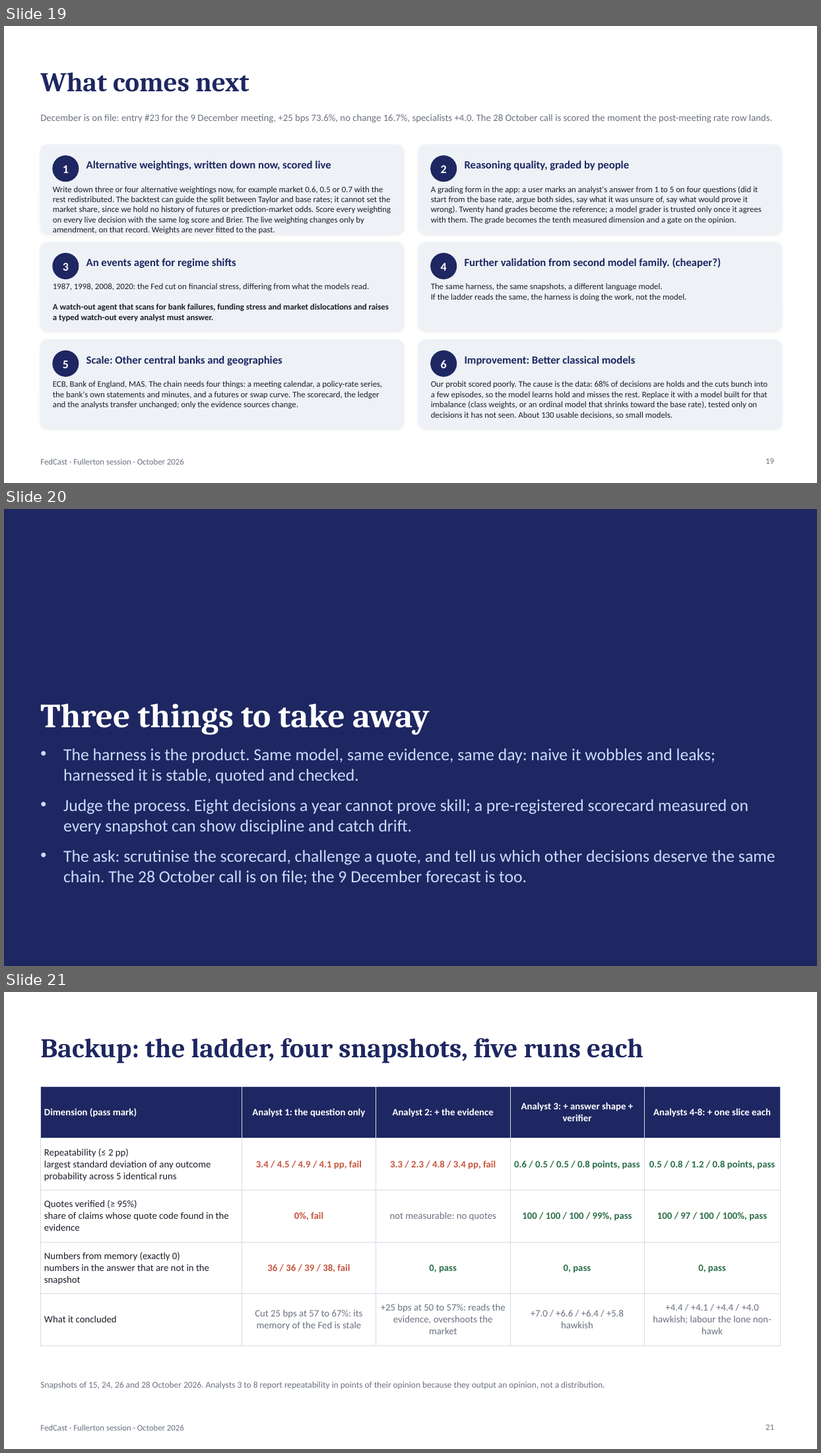
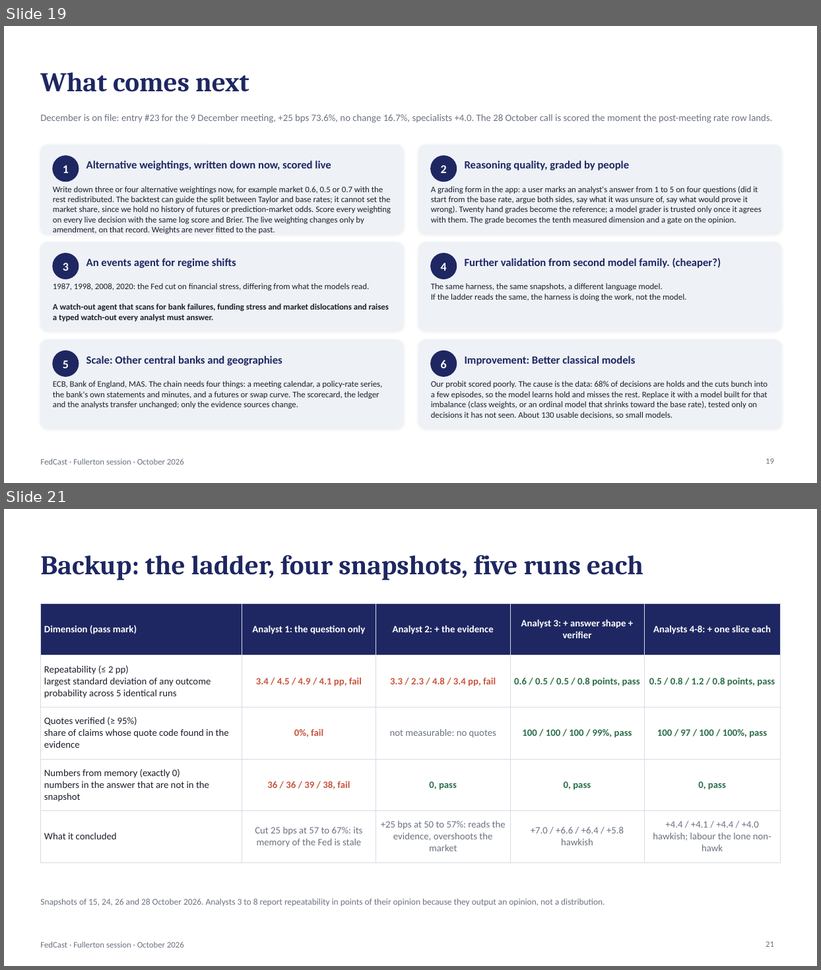
Before and after one commit to kmt112/fed-forecast, a slide deck: docs/FedCast_Fullerton.pptx. Shown one above the other, each under a label of ours: slides 19, 20 and 21 before the commit, slides 19 and 21 after it; the slides between them are not shown. The pictures are 821x1453 and 821x970 pixels, drawn with LibreOffice and Linux fonts; fonts in the diff are those of the drawing. Boxes give left, top, right and bottom in pixels: in the first picture for what was removed or moved away, otherwise in the second. Text is boxed around its words. In the diff, an @@ line names an element or a change of style, - is before the commit and + after.

```diff
--- a/docs/FedCast_Fullerton.pptx
+++ b/docs/FedCast_Fullerton.pptx
@@ slide 20 removed at (4, 509, 817, 966), background #1E2761 @@
@@ title removed at (40, 704, 429, 735) @@
-Three things to take away
@@ text removed at (63, 749, 776, 885) @@
-• The harness is the product. Same model, same evidence, same day: naive it wobbles and leaks; harnessed it is stable, quoted and checked.
-• Judge the process. Eight decisions a year cannot prove skill; a pre-registered scorecard measured on every snapshot can show discipline and catch drift.
-• The ask: scrutinise the scorecard, challenge a quote, and tell us which other decisions deserve the same chain. The 28 October call is on file; the 9 December forecast is too.
```
Also in this commit, not shown: 2 slides changed, 1 slide added, 2 other files.
